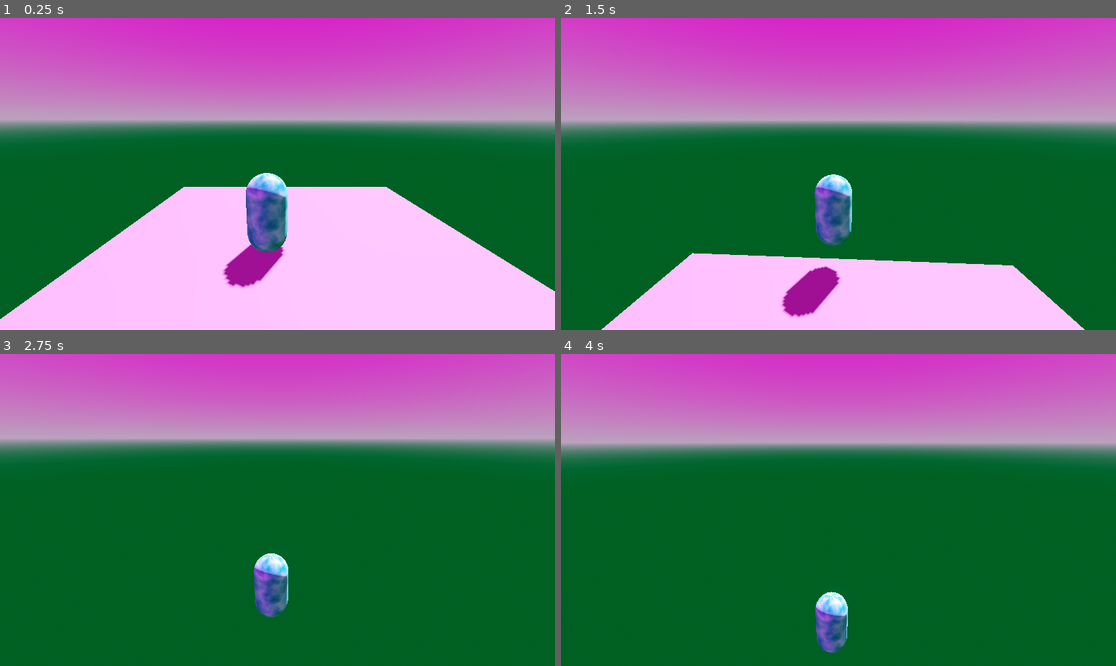
Above: before the commit, frames 1-4 (two rows, left to right).
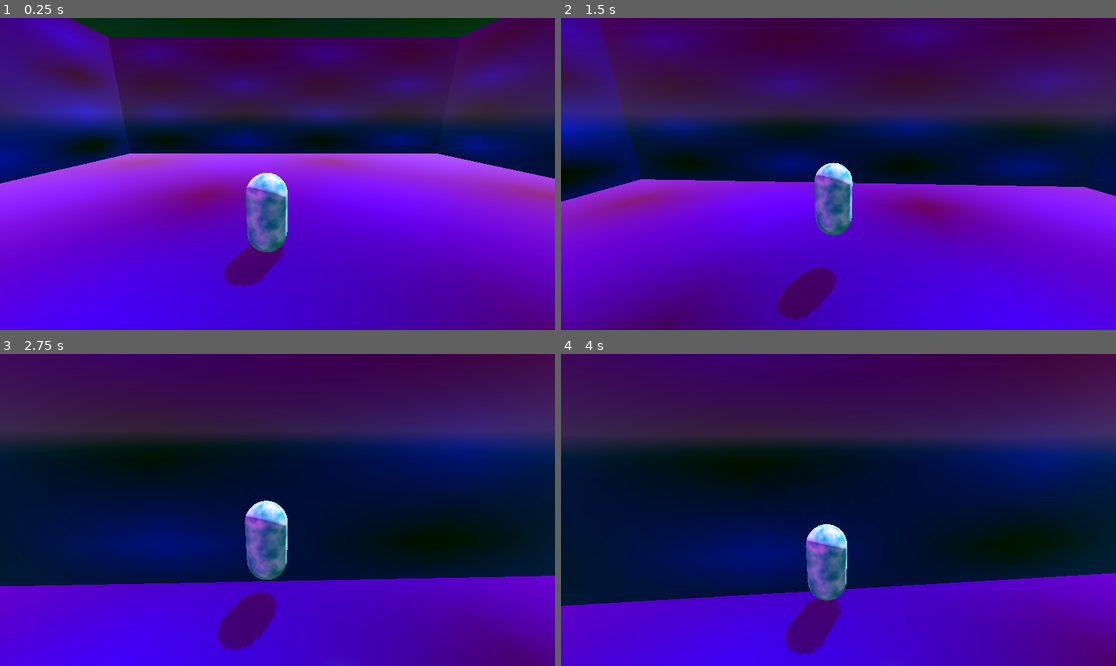
Above: after the commit, the same moments.

Repository: heycrisp/Godot-Cookbook
Game: Godot game, scene res://third-person-controller/demo.tscn
The game is run twice, just before and just after one commit, with the same random seed, the same clock (stepped at 60 frames per second) and the same inputs. The project has no main scene, so this scene is started directly.
Inputs (mouse positions are in pixels of both pictures, inside the frame that each line leads up to):
- Up to frame 1 (0.25 s): no input
- Up to frame 2 (1.5 s): move the mouse to (866, 174) at 0.52 s; hold Shift (dash, bound only after the commit) 0.53-1.28 s; hold W (move_up) from 0.53 s (still down); tap Space (jump) at 0.77, 0.8, 1.07, 1.35 s; move the mouse to (810, 174) at 1.27 s
- Up to frame 3 (2.75 s): keep holding W (move_up); tap Space (jump) at 1.52, 1.82 s; tap Shift (dash, bound only after the commit) at 1.55 s; move the mouse to (288, 503) at 2.02 s; hold Space (jump) from 2.03 s (still down); tap Down (look_down) at 2.1 s
- Up to frame 4 (4 s): keep holding W (move_up); move the mouse to (832, 516) at 2.77 s; release Space (jump) at 2.78 s; tap Left (look_left) at 2.85 s; tap Space (jump) at 3.02, 3.32 s; tap Shift (dash, bound only after the commit) at 3.05 s; move the mouse to (877, 513) at 3.52 s; hold Space (jump) from 3.53 s (still down); tap Right (look_right) at 3.6 s

The runs differ from the first frame. In frame 1, 98% of the frame differs, in the area x 0-100%, y 0-100%; in frame 2, 100%; in frame 3, 100%; in frame 4, 100%.

Commit message:
Add dash mechanic

Diff:
--- a/third-person-controllers/project.godot
+++ b/third-person-controllers/project.godot
@@ -79,3 +79,9 @@
 , Object(InputEventJoypadButton,"resource_local_to_scene":false,"resource_name":"","device":-1,"button_index":0,"pressure":0.0,"pressed":false,"script":null)
 ]
 }
+dash={
+"deadzone": 0.2,
+"events": [Object(InputEventKey,"resource_local_to_scene":false,"resource_name":"","device":-1,"window_id":0,"alt_pressed":false,"shift_pressed":false,"ctrl_pressed":false,"meta_pressed":false,"pressed":false,"keycode":0,"physical_keycode":4194325,"key_label":0,"unicode":0,"location":0,"echo":false,"script":null)
+, Object(InputEventJoypadButton,"resource_local_to_scene":false,"resource_name":"","device":-1,"button_index":9,"pressure":0.0,"pressed":false,"script":null)
+]
+}
--- a/third-person-controllers/third-person-controller/demo.tscn
+++ b/third-person-controllers/third-person-controller/demo.tscn
@@ -18,6 +18,13 @@
 tonemap_mode = 2
 glow_enabled = true
 
+[sub_resource type="PlaceholderTexture2D" id="PlaceholderTexture2D_ss3lw"]
+
+[sub_resource type="StandardMaterial3D" id="StandardMaterial3D_woynx"]
+albedo_color = Color(2.79158e-06, 0.406329, 0.679828, 1)
+albedo_texture = SubResource("PlaceholderTexture2D_ss3lw")
+roughness = 0.0
+
 [node name="Demo" type="Node3D"]
 script = ExtResource("1_ss3lw")
 
@@ -30,10 +37,12 @@
 [node name="WorldEnvironment" type="WorldEnvironment" parent="Env"]
 environment = SubResource("Environment_ss3lw")
 
-[node name="Floor" type="CSGBox3D" parent="."]
-transform = Transform3D(1, 0, 0, 0, 1, 0, 0, 0, 1, 0, -0.05, 0)
+[node name="CSGBox3D" type="CSGBox3D" parent="."]
+transform = Transform3D(1, 0, 0, 0, 1, 0, 0, 0, 1, 0.200953, 5.03202, -0.16352)
+material_override = SubResource("StandardMaterial3D_woynx")
 use_collision = true
-size = Vector3(10, 0.1, 10)
+flip_faces = true
+size = Vector3(30, 10, 30)
 
 [node name="Player" parent="." instance=ExtResource("1_vyiun")]
 transform = Transform3D(1, 0, 0, 0, 1, 0, 0, 0, 1, -0.629, 1, 0.01)
--- /dev/null
+++ b/third-person-controllers/third-person-controller/state-machine/dash.gd
@@ -0,0 +1,22 @@
+extends ThirdPersonControllerState
+
+@onready var duration: Timer = $Duration
+@onready var cooldown: Timer = $Cooldown
+
+func _enter(_p, _d = {}) -> void:
+	tpc._do_dash()
+	duration.start(tpc.dash_length / tpc.dash_speed)
+	tpc.is_dash_ready = false
+
+func _exit() -> void:
+	cooldown.start(tpc.dash_cooldown)
+
+func _do_physics_process(_d) -> void:
+	tpc.move_and_slide()
+
+func _on_duration_timeout() -> void:
+	finished.emit(IWR)
+
+
+func _on_cooldown_timeout() -> void:
+	tpc.is_dash_ready = true
--- a/third-person-controllers/third-person-controller/state-machine/fall.gd
+++ b/third-person-controllers/third-person-controller/state-machine/fall.gd
@@ -1,13 +1,10 @@
 extends ThirdPersonControllerState
 
-func _enter(_p, _d = {}) -> void:
-	pass
-
-func _exit() -> void:
-	pass
-
 func _do_physics_process(delta: float) -> void:
-	if tpc.is_on_floor():
+	if tpc.is_start_dash():
+		finished.emit(DASH)
+		return
+	elif tpc.is_on_floor():
 		finished.emit(IWR)
 		return
 
--- a/third-person-controllers/third-person-controller/state-machine/idle_walk_run.gd
+++ b/third-person-controllers/third-person-controller/state-machine/idle_walk_run.gd
@@ -1,16 +1,13 @@
 extends ThirdPersonControllerState
 
-func _enter(_p, _d = {}) -> void:
-	pass
-
-func _exit() -> void:
-	pass
-
 func _do_physics_process(delta: float) -> void:
-	if not tpc.is_on_floor():
+	if tpc.is_start_dash():
+		finished.emit(DASH)
+		return
+	elif not tpc.is_on_floor():
 		finished.emit(FALL)
 		return
-	elif Input.is_action_just_pressed("jump"):
+	elif Input.is_action_pressed("jump"):
 		finished.emit(JUMP)
 		return
 
--- a/third-person-controllers/third-person-controller/state-machine/jump.gd
+++ b/third-person-controllers/third-person-controller/state-machine/jump.gd
@@ -1,10 +1,4 @@
 extends ThirdPersonControllerState
-
-func _enter(_p, _d = {}) -> void:
-	pass
-
-func _exit() -> void:
-	pass
 
 func _do_physics_process(_d) -> void:
 	tpc.velocity.y = tpc.jump_velocity
--- a/third-person-controllers/third-person-controller/state-machine/state.gd
+++ b/third-person-controllers/third-person-controller/state-machine/state.gd
@@ -3,6 +3,7 @@
 const IWR := "IdleWalkRun"
 const JUMP := "Jump"
 const FALL := "Fall"
+const DASH := "Dash"
 
 var tpc: ThirdPersonController
 
--- a/third-person-controllers/third-person-controller/third-person-controller.tscn
+++ b/third-person-controllers/third-person-controller/third-person-controller.tscn
@@ -6,6 +6,7 @@
 [ext_resource type="Script" uid="uid://d2tx5e4nqly0v" path="res://third-person-controller/state-machine/idle_walk_run.gd" id="3_otdli"]
 [ext_resource type="Script" uid="uid://dq5nuw1p8r2m5" path="res://third-person-controller/state-machine/jump.gd" id="4_i6k8c"]
 [ext_resource type="Script" uid="uid://d3bo8vc5ho77h" path="res://third-person-controller/state-machine/fall.gd" id="5_otdli"]
+[ext_resource type="Script" uid="uid://dnyuk46th8ggg" path="res://third-person-controller/state-machine/dash.gd" id="7_yid2g"]
 
 [sub_resource type="Gradient" id="Gradient_fm20d"]
 colors = PackedColorArray(0, 0.623711, 0.62869, 1, 1, 1, 1, 1)
@@ -74,3 +75,15 @@
 
 [node name="Fall" type="Node" parent="StateMachine"]
 script = ExtResource("5_otdli")
+
+[node name="Dash" type="Node" parent="StateMachine"]
+script = ExtResource("7_yid2g")
+
+[node name="Duration" type="Timer" parent="StateMachine/Dash"]
+one_shot = true
+
+[node name="Cooldown" type="Timer" parent="StateMachine/Dash"]
+
+[connection signal="last_movement_direction_updated" from="." to="Twist" method="_on_player_last_movement_direction_updated"]
+[connection signal="timeout" from="StateMachine/Dash/Duration" to="StateMachine/Dash" method="_on_duration_timeout"]
+[connection signal="timeout" from="StateMachine/Dash/Cooldown" to="StateMachine/Dash" method="_on_cooldown_timeout"]
--- a/third-person-controllers/third-person-controller/third_person_controller.gd
+++ b/third-person-controllers/third-person-controller/third_person_controller.gd
@@ -9,15 +9,41 @@
 @export var speed := 5.0
 @export var rotation_speed := 12.0
 @export var jump_velocity := 4.5
-# These will be added in later PRs
-# @export var dash_speed := 10.0
-# @export var dash_length := 5.0
-# @export var dash_cooldown := 0.2
-# var dash_direction: Vector3
-# var dash_length_remaining := 0.0
-# var dash_cooldown_timer := 0.0
+@export var dash_speed := 10.0
+@export var dash_length := 5.0
+@export var dash_cooldown := 0.3
+@export var is_dash_hold := false
 
+var is_dash_ready := true
 var _last_movement_direction := Vector3.FORWARD
+
+func is_start_dash() -> bool: return (
+	is_dash_ready and
+	(
+		Input.is_action_just_pressed("dash") or
+		(
+			is_dash_hold and
+			Input.is_action_pressed("dash")
+		)
+	)
+)
+
+func _set_last_movement_direction(direction: Vector3) -> void:
+	_last_movement_direction = direction
+	last_movement_direction_updated.emit(direction)
+
+func _do_dash() -> void:
+	var input_vector := Input.get_vector("move_left", "move_right", "move_up", "move_down")
+	var dash_direction := (
+		Vector3(input_vector.x, 0, input_vector.y).rotated(Vector3.UP, twist_pivot.rotation.y) if input_vector else
+		Vector3.FORWARD.rotated(Vector3.UP, model.rotation.y)
+	).normalized()
+
+	var direction = dash_direction * dash_speed
+	velocity.x = direction.x
+	velocity.z = direction.z
+	velocity.y = 0
+	_set_last_movement_direction(dash_direction)
 
 func _do_iwr(delta: float) -> void:
 	var input_vector := Input.get_vector("move_left", "move_right", "move_up", "move_down")
--- a/third-person-controllers/third-person-controller/twist.gd
+++ b/third-person-controllers/third-person-controller/twist.gd
@@ -6,7 +6,6 @@
 	await owner.ready
 	tpc = owner as ThirdPersonController
 	assert(tpc != null, "ThirdPersonController_Twist must be a child of ThirdPersonController.")
-	tpc.last_movement_direction_updated.connect(_handle_last_movement_direction_updated)
 
 func _unhandled_input(event: InputEvent) -> void:
 	_capture_unhandled_mouse_event(event)
@@ -38,7 +37,7 @@
 var last_camera_lag := 0.0
 var _last_movement_direction := Vector3.FORWARD
 
-func _handle_last_movement_direction_updated(direction: Vector3) -> void:
+func _on_player_last_movement_direction_updated(direction: Vector3) -> void:
 	_last_movement_direction = direction
 
 func _get_camera_look_vector() -> Vector2:
Not shown: 1 places in third-person-controllers/third-person-controller/demo.tscn that only renumber resources
Not shown, added: third-person-controllers/third-person-controller/state-machine/dash.gd.uid
Not shown: 1 places in third-person-controllers/third-person-controller/third-person-controller.tscn that only renumber resources
